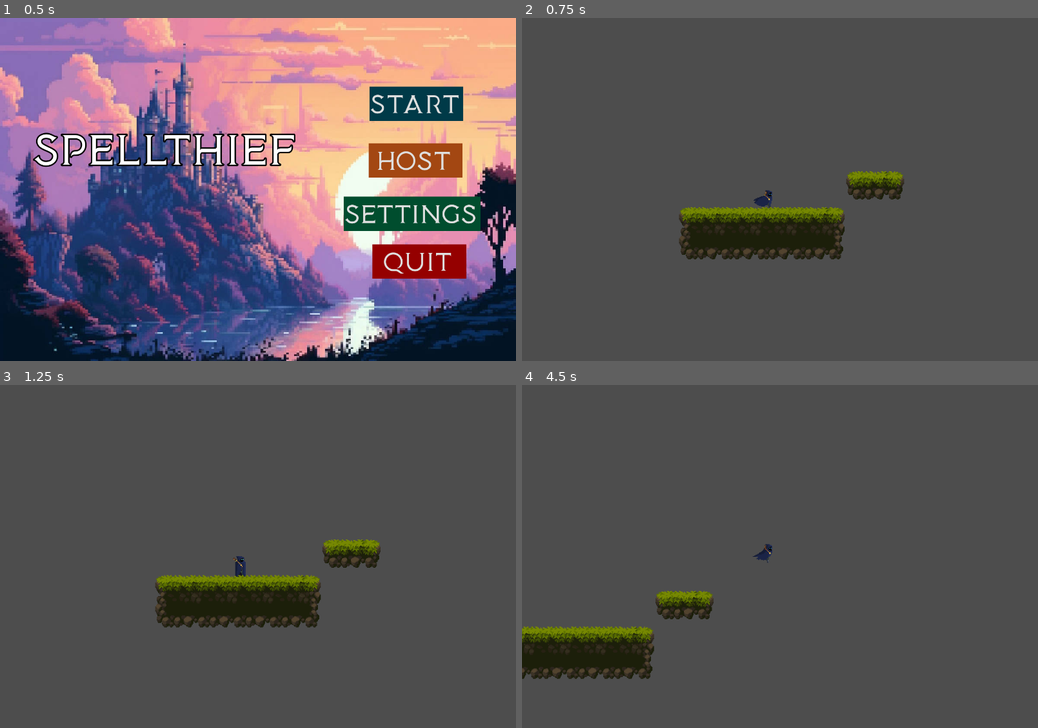
Above: before the commit, frames 1-4 (two rows, left to right).
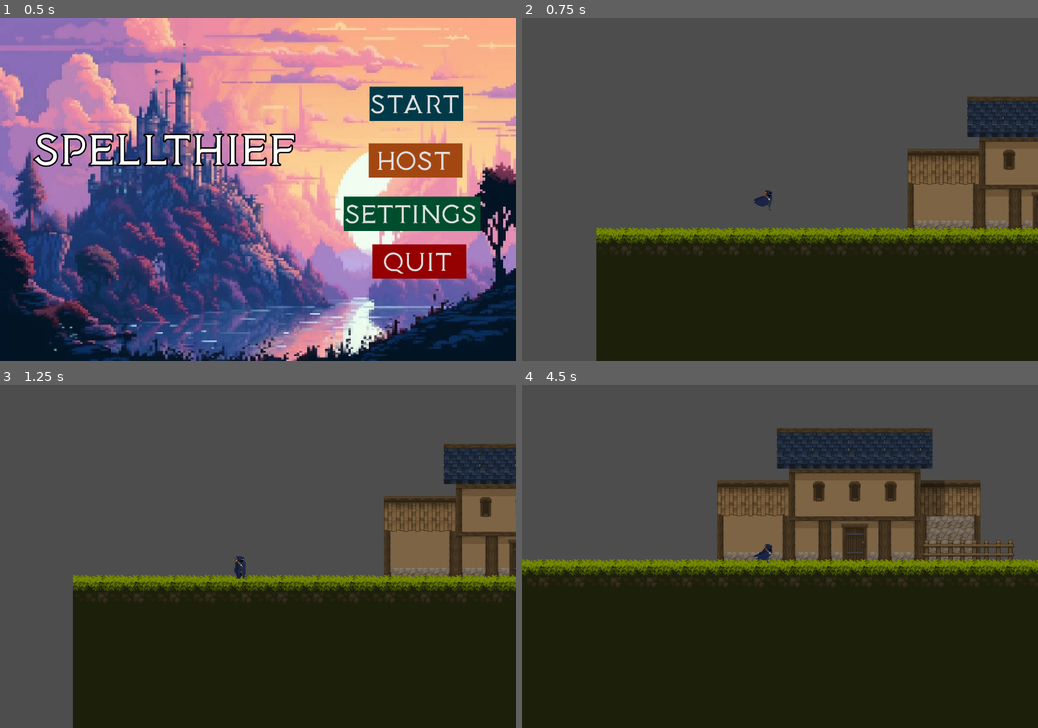
Above: after the commit, the same moments.

Repository: ACM-Game-Dev/Roguelike
Game: Godot game, scene res://main_menu.tscn
The game is run twice, just before and just after one commit, with the same random seed, the same clock (stepped at 60 frames per second) and the same inputs.
Inputs (mouse positions are in pixels of both pictures, inside the frame that each line leads up to):
- Up to frame 1 (0.5 s): no input
- Up to frame 2 (0.75 s): click "Start" at 0.5 s
- Up to frame 3 (1.25 s): no input
- Up to frame 4 (4.5 s): move the mouse to (893, 539) at 1.27 s; hold D (move_right) 1.28-2.78 s; click (893, 539) at 1.35 s; tap Space (jump) at 1.52, 1.55, 1.82, 2.1, 2.27, 2.57, 3.05, 3.77, 4.07, 4.35 s; move the mouse to (676, 573) at 2.02 s; click (676, 573) at 2.3 s; move the mouse to (831, 481) at 2.77 s; hold A (move_left) 2.78-3.53 s; click (831, 481) at 2.85 s; move the mouse to (754, 625) at 3.52 s; hold D (move_right) from 3.53 s (still down); click (754, 625) at 3.6 s; move the mouse to (934, 607) at 4.27 s

Frame 1 is identical in both runs. In frame 2, 42% of the frame differs, in the area x 14-100%, y 22-100%; in frame 3, 43%; in frame 4, 62%, in the area x 0-100%, y 12-100%.

Commit message:
Simple enemy AI and character animations added

Diff:
--- /dev/null
+++ b/SideScroller/FlyingEnemy.gd
@@ -0,0 +1,33 @@
+extends CharacterBody2D
+
+class_name FlyingEnemy
+
+const SPEED = 50.0
+
+var player
+var direction = Vector2.RIGHT
+var damage = 1
+var damaging = false
+func _ready():
+	player = get_parent().get_node("CharacterBody2D")
+
+func _physics_process(delta):
+
+	if player:
+		direction = (player.global_position - global_position).normalized()
+		global_position += SPEED * direction * delta
+
+	if damaging:
+		player.take_damage(damage)
+
+	move_and_slide()
+
+
+func _on_area_2d_body_entered(body):
+	if body.has_method("take_damage"):
+		damaging = true
+
+
+func _on_area_2d_body_exited(body):
+	if body.has_method("take_damage"):
+		damaging = false
--- a/SideScroller/Player.tscn
+++ b/SideScroller/Player.tscn
@@ -86,6 +86,61 @@
 "values": [12]
 }
 
+[sub_resource type="Animation" id="Animation_u7sim"]
+resource_name = "attack"
+tracks/0/type = "value"
+tracks/0/imported = false
+tracks/0/enabled = true
+tracks/0/path = NodePath("PlayerSprite:hframes")
+tracks/0/interp = 1
+tracks/0/loop_wrap = true
+tracks/0/keys = {
+"times": PackedFloat32Array(0),
+"transitions": PackedFloat32Array(1),
+"update": 1,
+"values": [10]
+}
+tracks/1/type = "value"
+tracks/1/imported = false
+tracks/1/enabled = true
+tracks/1/path = NodePath("PlayerSprite:vframes")
+tracks/1/interp = 1
+tracks/1/loop_wrap = true
+tracks/1/keys = {
+"times": PackedFloat32Array(0),
+"transitions": PackedFloat32Array(1),
+"update": 1,
+"values": [12]
+}
+tracks/2/type = "value"
+tracks/2/imported = false
+tracks/2/enabled = true
+tracks/2/path = NodePath("PlayerSprite:frame")
+tracks/2/interp = 1
+tracks/2/loop_wrap = true
+tracks/2/keys = {
+"times": PackedFloat32Array(0, 0.1, 0.2, 0.3, 0.4, 0.5, 0.6),
+"transitions": PackedFloat32Array(1, 1, 1, 1, 1, 1, 1),
+"update": 1,
+"values": [40, 41, 42, 43, 44, 45, 46]
+}
+
+[sub_resource type="Animation" id="Animation_erawn"]
+resource_name = "jump"
+length = 1.2
+tracks/0/type = "value"
+tracks/0/imported = false
+tracks/0/enabled = true
+tracks/0/path = NodePath("PlayerSprite:frame")
+tracks/0/interp = 1
+tracks/0/loop_wrap = true
+tracks/0/keys = {
+"times": PackedFloat32Array(0, 0.1, 0.2, 0.3, 0.4, 0.5, 0.6, 0.7, 0.8, 0.9, 1),
+"transitions": PackedFloat32Array(1, 1, 1, 1, 1, 1, 1, 1, 1, 1, 1),
+"update": 1,
+"values": [20, 20, 21, 22, 23, 24, 25, 26, 27, 28, 29]
+}
+
 [sub_resource type="Animation" id="Animation_r0khj"]
 resource_name = "walk"
 length = 0.6
@@ -124,45 +179,6 @@
 "transitions": PackedFloat32Array(1, 1, 1, 1, 1, 1),
 "update": 1,
 "values": [10, 11, 12, 13, 14, 15]
-}
-
-[sub_resource type="Animation" id="Animation_u7sim"]
-resource_name = "attack"
-tracks/0/type = "value"
-tracks/0/imported = false
-tracks/0/enabled = true
-tracks/0/path = NodePath("PlayerSprite:hframes")
-tracks/0/interp = 1
-tracks/0/loop_wrap = true
-tracks/0/keys = {
-"times": PackedFloat32Array(0),
-"transitions": PackedFloat32Array(1),
-"update": 1,
-"values": [10]
-}
-tracks/1/type = "value"
-tracks/1/imported = false
-tracks/1/enabled = true
-tracks/1/path = NodePath("PlayerSprite:vframes")
-tracks/1/interp = 1
-tracks/1/loop_wrap = true
-tracks/1/keys = {
-"times": PackedFloat32Array(0),
-"transitions": PackedFloat32Array(1),
-"update": 1,
-"values": [12]
-}
-tracks/2/type = "value"
-tracks/2/imported = false
-tracks/2/enabled = true
-tracks/2/path = NodePath("PlayerSprite:frame")
-tracks/2/interp = 1
-tracks/2/loop_wrap = true
-tracks/2/keys = {
-"times": PackedFloat32Array(0, 0.1, 0.2, 0.3, 0.4, 0.5, 0.6),
-"transitions": PackedFloat32Array(1, 1, 1, 1, 1, 1, 1),
-"update": 1,
-"values": [40, 41, 42, 43, 44, 45, 46]
 }
 
 [sub_resource type="AnimationLibrary" id="AnimationLibrary_74yk5"]
@@ -170,6 +186,7 @@
 "Idle": SubResource("Animation_li2tv"),
 "RESET": SubResource("Animation_q4k0t"),
 "attack": SubResource("Animation_u7sim"),
+"jump": SubResource("Animation_erawn"),
 "walk": SubResource("Animation_r0khj")
 }
 
@@ -218,7 +235,7 @@
 states/attack/node = SubResource("AnimationNodeAnimation_0tbg3")
 states/attack/position = Vector2(386, 206)
 states/walk/node = SubResource("AnimationNodeAnimation_jiqe7")
-states/walk/position = Vector2(498, 88)
+states/walk/position = Vector2(498, 93)
 transitions = ["Start", "Idle", SubResource("AnimationNodeStateMachineTransition_jayru"), "Idle", "attack", SubResource …(422 unchanged characters)…
 
 [node name="Player" type="CharacterBody2D"]
--- /dev/null
+++ b/SideScroller/flying_enemy.tscn
@@ -0,0 +1,29 @@
+[gd_scene load_steps=5 format=3 uid="uid://d1f7ngdq5rld7"]
+
+[ext_resource type="Script" path="res://FlyingEnemy.gd" id="1_hfp2b"]
+[ext_resource type="Texture2D" uid="uid://cr11d3fa7cm4j" path="res://Legacy-Fantasy - High Forest 2.3/Mob/Small Bee/Fly/Fly-Sheet.png" id="2_v5wq8"]
+
+[sub_resource type="CircleShape2D" id="CircleShape2D_l66iu"]
+radius = 7.07107
+
+[sub_resource type="CircleShape2D" id="CircleShape2D_gnyop"]
+
+[node name="FlyingEnemy" type="CharacterBody2D"]
+script = ExtResource("1_hfp2b")
+
+[node name="Area2D" type="Area2D" parent="."]
+
+[node name="Hurtbox" type="CollisionShape2D" parent="Area2D"]
+scale = Vector2(1.48, 1.44)
+shape = SubResource("CircleShape2D_l66iu")
+debug_color = Color(0.988235, 0, 0.321569, 0.419608)
+
+[node name="Collider" type="CollisionShape2D" parent="."]
+shape = SubResource("CircleShape2D_gnyop")
+
+[node name="Sprite2D" type="Sprite2D" parent="."]
+texture = ExtResource("2_v5wq8")
+hframes = 4
+
+[connection signal="body_entered" from="Area2D" to="." method="_on_area_2d_body_entered"]
+[connection signal="body_exited" from="Area2D" to="." method="_on_area_2d_body_exited"]
--- a/SideScroller/lvls/randroomgenerating.tscn
+++ b/SideScroller/lvls/randroomgenerating.tscn
@@ -26,4 +26,4 @@
 position = Vector2(3, 426)
 
 [node name="Player" parent="." instance=ExtResource("10_8qk32")]
-position = Vector2(127, 198)
+position = Vector2(227, 365)
--- a/SideScroller/main_menu.gd
+++ b/SideScroller/main_menu.gd
@@ -6,7 +6,7 @@
 		get_tree().quit()
 
 func _on_start_button_down():
-	get_tree().change_scene_to_file("res://map.tscn")
+	get_tree().change_scene_to_file("res://lvls/randroomgenerating.tscn")
 
 func _on_quit_button_down():
 	get_tree().quit()
--- a/SideScroller/map.tscn
+++ b/SideScroller/map.tscn
@@ -7,6 +7,7 @@
 [ext_resource type="PackedScene" uid="uid://cb1uy0gqtdqqs" path="res://item_pickup.tscn" id="4_qhdb2"]
 [ext_resource type="Script" path="res://item_pickup.gd" id="5_a6ng1"]
 [ext_resource type="Script" path="res://feather.gd" id="6_2f38d"]
+[ext_resource type="PackedScene" uid="uid://d1f7ngdq5rld7" path="res://flying_enemy.tscn" id="8_q68a5"]
 
 [sub_resource type="TileSetAtlasSource" id="TileSetAtlasSource_bhax0"]
 texture = ExtResource("3_m5365")
@@ -521,8 +522,12 @@
 [node name="feather" type="Node2D" parent="item_pickup2"]
 script = ExtResource("6_2f38d")
 
+[node name="FlyingEnemy" parent="." instance=ExtResource("8_q68a5")]
+position = Vector2(264, 198)
+
 [connection signal="body_entered" from="item_pickup2" to="item_pickup2" method="_on_body_entered"]
 
 [editable path="StaticBody2D"]
 [editable path="StaticBody2D2"]
+[editable path="CharacterBody2D"]
 [editable path="item_pickup"]
--- a/SideScroller/player.gd
+++ b/SideScroller/player.gd
@@ -18,6 +18,7 @@
 	"ACM_BRAND_PIZZA" : 0,
 	"feather": 0
 }
+var health = stats.max_health
 
 func _ready():
 	anim_tree.active = true
@@ -49,6 +50,10 @@
 func get_stats():
 	return stats
 
+func take_damage(val: int):
+	health -= val
+	print(health)
+
 
 func _physics_process(delta):
 	# Add the gravity.
Not shown: 1 places in SideScroller/Player.tscn that only renumber resources
Not shown: 1 places in SideScroller/map.tscn that only renumber resources
